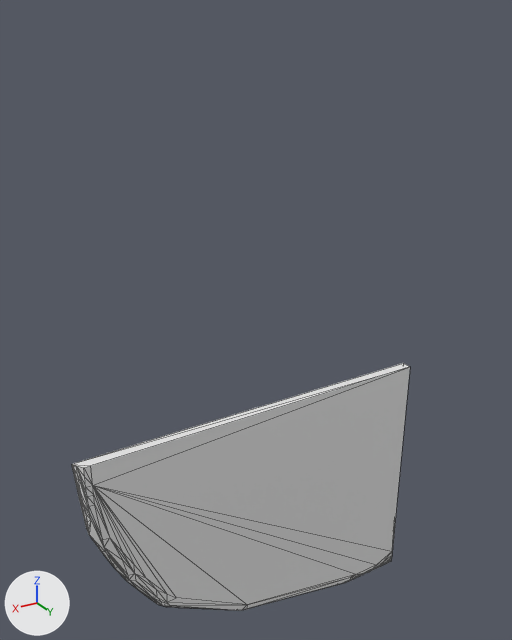
What one commit did to the OBJ model models/meshes/red_mug_big_remeshed/red_mug_big_0.obj.
Rendered twice from a camera (50 mm lens) standing at (0.0502, 0.0558, 0.0245) and looking at (0.0152, -0.0025, -0.0047). Arrows for +X, +Y and +Z are at lower left; the lights stay in place. The older version comes first. Mesh edges are drawn as thin lines. Where no turn or scale is listed for an object, it has been applied to the vertices.

The older version as bpy lines, for what is in view:
```python
me_red_mug_big_0 = bpy.data.meshes.new('red_mug_big_0')
me_red_mug_big_0.from_pydata(...)  # 116 vertices, 228 faces; spans x -0.0043..0.0363, y -0.0006..0.0006, z -0.0445..-0.0139
ob_red_mug_big_0 = bpy.data.objects.new('red_mug_big_0', me_red_mug_big_0)
ob_red_mug_big_0.location = (0.0, 0.0, 0.0)
```
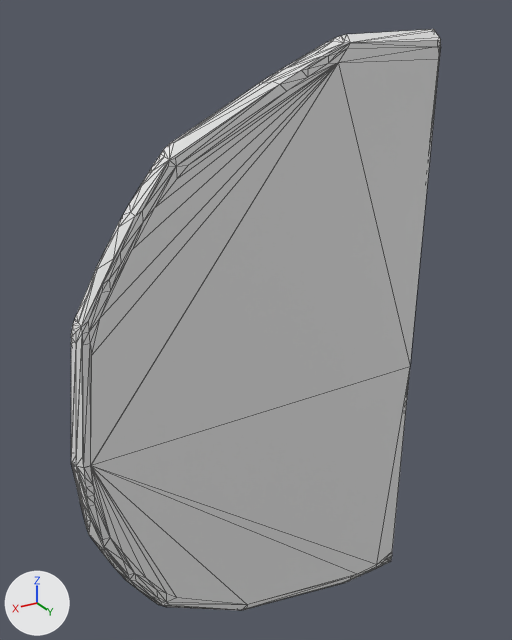
The newer file is also turned or shifted as a whole; pictures and numbers use the older file's frame.

Location of each change, (x1, y1, x2, y2) in pixels of the pictures (512 x 640 px):
'red_mug_big_0', reshaped (9% wider, 135% taller)
    before: (72, 363, 410, 610)
    after: (71, 29, 441, 610)
part 1 of me_red_mug_big_0, built on
    before: (72, 363, 410, 605)
    after: (71, 29, 441, 605)

Diff of the bpy script that builds the scene:
```diff
--- a/models/meshes/red_mug_big_remeshed/red_mug_big_0.obj.py
+++ b/models/meshes/red_mug_big_remeshed/red_mug_big_0.obj.py
@@ me_red_mug_big_0 @@
 # used by ob_red_mug_big_0; location = (0.0, 0.0, 0.0)
-me_red_mug_big_0.from_pydata(...)  # 116 vertices, 228 faces; spans x -0.0043..0.0363, y -0.0006..0.0006, z -0.0445..-0.0139
+me_red_mug_big_0.from_pydata(...)  # 214 vertices, 424 faces; spans x -0.0043..0.0363, y -0.0006..0.0006, z -0.0445..0.0232
+# me_red_mug_big_0 part 1
+# 8 vertices are removed from x -0.0043..0.0333, y -0.0006..0.0006, z -0.0444..-0.0139
+# 79 faces are deleted
+# 106 vertices are added at x -0.0043..0.0363, y -0.0006..0.0006, z -0.0444..0.0232
+# 275 new faces join them
```
